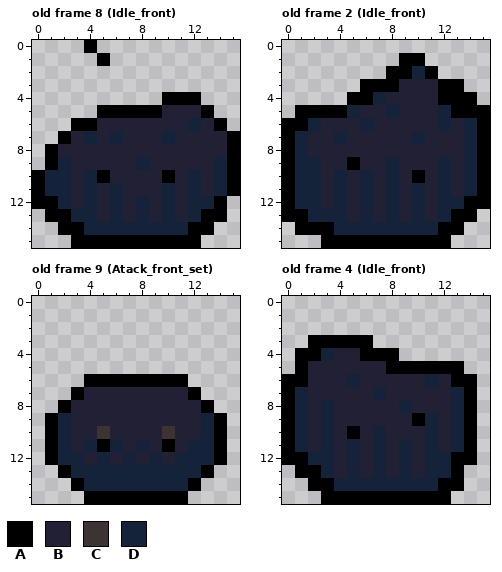
Two versions of one pixel-art file, Assets/.editable/SinLuz1.aseprite. The picture above was drawn from the file before the commit.
16x16 pixels, 16 frames. Shown: old frame 8 (Idle_front), old frame 2 (Idle_front), old frame 9 (Atack_front_set), old frame 4 (Idle_front). The commit also changed other frames, which this record leaves out.
Visible layers, top first: "eyes", "body".
Palette (. is transparent): A #000000  B #222034  C #3d3333  D #14233a
Pixels before, old frame 8 (Idle_front), first column x 0:
 0 ....A...........
 1 .....A..........
 2 ................
 3 ................
 4 ..........AAA...
 5 .....AAAAABBBA..
 6 ...AABBBBBBBDBA.
 7 ..ABDBDBBBDBBBBA
 8 .ABBBBBBBBBBBBBA
 9 .ADBBBBBDBBBBBDA
10 ADDBDABBBBABDBDA
11 ADDBDBDBBBDBDBDA
12 AADBDBDBDBDBDDA.
13 .AADDBDBDBDBDAA.
14 ..AADDDDDDDDAA..
15 ...AAAAAAAAAA...
Pixels before, old frame 2 (Idle_front), first column x 0:
 1 .........AA.....
 2 ........AADA....
 3 ......AAABBBAA..
 4 .....AADBBBBAAA.
 5 .AAAADBBDBBBDAAA
 6 AADBBBDBBBBBDBDA
 7 ADBBDBBBBBDBBBDA
 8 ADBBBBBBBBBBBBDA
 9 ADDBBABBDBBBDBDA
10 ADDBDBDBDBABDBDA
11 ADDBDBDBDBDBDBDA
12 ADDBDBDBDBDBDDAA
13 AADDDBDBDBDBDAA.
14 .AAADDDDDDDDAA..
15 ...AAAAAAAAAA...
Pixels before, old frame 9 (Atack_front_set), first column x 1:
 6 ...AAAAAAAA...
 7 ..ABBBBBBBBA..
 8 .ABBBBBBBBBBA.
 9 ADBBBBBBBBBBDA
10 ADBBCBBBBCBBDA
11 ADBDADBDBABDDA
12 ADDBDBDBDBDDDA
13 .ADDDDDDDDDDA.
14 ..ADDDDDDDDA..
15 ...AAAAAAAA...
Pixels before, old frame 4 (Idle_front), first column x 0:
 3 ..AAAAA........
 4 .AADBBAAA......
 5 .ABBBBBBAAAAAA.
 6 AABBBDBBBBBDBAA
 7 ADBBBBBDBBBBBDA
 8 ADBDBBBBBDBBBDA
 9 ADBDBBBBBBADBDA
10 ADBDBABDBBBDBDA
11 ADBDBDBDBDBDBDA
12 AADDBDBDBDBDDAA
13 .AADBDBDBDBDDA.
14 ..AADDDDDDDDAA.
15 ...AAAAAAAAAA..
The same view after the edit:
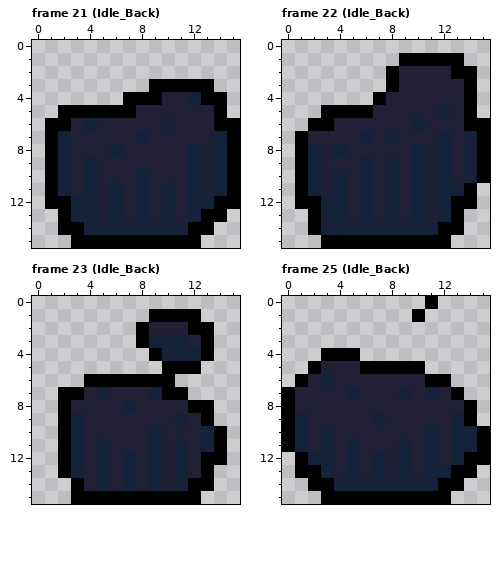
A new or re-ordered frame is compared with the old frame closest to it.
Difference:
frames 16 -> 32
Frame 21 (Idle_Back) is new; against old frame 8 (Idle_front), layers "eyes", "body":
y 0: x 4 A -> .
y 1: x 5 A -> .
y 3: x 9..13 ..... -> AAAAA
y 4: x 7..14 ...AAA.. -> AAABBDAA
y 5: x 2..4 ... -> AAA; x 8..9 AA -> BB; x 13..14 A. -> BA
y 6: x 1..4 ..AA -> AABD; x 10 B -> D; x 12 D -> B; x 15 . -> A
y 7: x 1..2 .A -> AD; x 4 D -> B; x 6 D -> B; x 8 B -> D; x 10 D -> B; x 14 B -> D
y 8: x 2 B -> D; x 6 B -> D; x 12 B -> D; x 14 B -> D
y 9: x 4 B -> D; x 8 D -> B; x 12 B -> D
y 10: x 0..1 AD -> .A; x 5 A -> B; x 8 B -> D; x 10 A -> B
y 11: x 0..1 AD -> .A; x 8 B -> D
y 12: x 0 A -> .; x 2..3 DB -> AD; x 15 . -> A
y 13: x 1 A -> .
Frame 22 (Idle_Back) is new; against old frame 2 (Idle_front), layers "eyes", "body":
y 1: x 11..13 ... -> AAA
y 2: x 9..14 ADA... -> BBBBAA
y 3: x 6..7 AA -> ..; x 12..14 AA. -> BBA
y 4: x 5..7 AAD -> ..A; x 12..13 AA -> BB
y 5: x 1..2 AA -> ..; x 5..6 DB -> AA; x 8 D -> B; x 13 A -> B; x 15 A -> .
y 6: x 0..3 AADB -> ..AA; x 6 D -> B; x 10 B -> D; x 12 D -> B; x 14 D -> A
y 7: x 0..1 AD -> .A; x 4 D -> B; x 6 B -> D; x 8 B -> D; x 10 D -> B; x 12 B -> D
y 8: x 0..2 ADB -> .AD; x 4 B -> D; x 10 B -> D; x 12 B -> D
y 9: x 0..1 AD -> .A; x 5..6 AB -> BD; x 10 B -> D
y 10: x 0..1 AD -> .A; x 10 A -> D
y 11: x 0..1 AD -> .A; x 13..15 BDA -> DA.
y 12: x 0..3 ADDB -> .AAD; x 13 D -> A; x 15 A -> .
y 13: x 0..2 AAD -> ..A; x 14 A -> .
y 14: x 1 A -> .; x 3 A -> D
Frame 23 (Idle_Back) is new; against old frame 9 (Atack_front_set), layers "eyes", "body":
y 1: x 9..12 .... -> AAAA
y 2: x 8..13 ...... -> ABBBAA
y 3: x 8..13 ...... -> ADDDBA
y 4: x 9..13 ..... -> ADDDA
y 5: x 10..12 ... -> AAA
y 6: x 11 A -> .
y 7: x 2 . -> A; x 5 B -> D; x 9..12 BBBA -> DAA.
y 8: x 7 B -> D; x 12 B -> A
y 9: x 1..3 ADB -> .AD; x 11 B -> D; x 13..14 DA -> A.
y 10: x 1..3 ADB -> .AD; x 5 C -> B; x 9..10 BC -> DB
y 11: x 1..6 ADBDAD -> .ADBDB; x 8..12 DBABD -> BDBDB
y 12: x 1..2 AD -> .A; x 12..13 DD -> BA
y 13: x 4 D -> B; x 6 D -> B; x 8 D -> B; x 10 D -> B; x 12 D -> B
y 14: x 4 D -> B; x 6 D -> B; x 8 D -> B; x 10 D -> B; x 13 . -> A
y 15: x 3 . -> A; x 12 . -> A
Frame 25 (Idle_Back) is new; against old frame 4 (Idle_front), layers "eyes", "body":
y 0: x 11 . -> A
y 1: x 10 . -> A
y 3: x 2..6 AAAAA -> .....
y 4: x 1..8 AADBBAAA -> ..AAA...
y 5: x 1..2 AB -> .A; x 6..7 BB -> AA; x 11..13 AAA -> ...
y 6: x 0 A -> .; x 3 B -> D; x 5 D -> B; x 11..14 DBAA -> AA..
y 7: x 1 D -> B; x 5 B -> D; x 7 D -> B; x 9 B -> D; x 11 B -> D; x 13..14 DA -> A.
y 8: x 1 D -> B; x 3 D -> B; x 9 D -> B; x 13 D -> B
y 9: x 3 D -> B; x 7 B -> D; x 10..11 AD -> BB
y 10: x 5 A -> B; x 7 D -> B; x 14..15 A. -> DA
y 11: x 7 D -> B; x 14..15 A. -> DA
y 12: x 0 A -> .; x 12..13 DA -> BD; x 15 . -> A
y 13: x 14 . -> A
